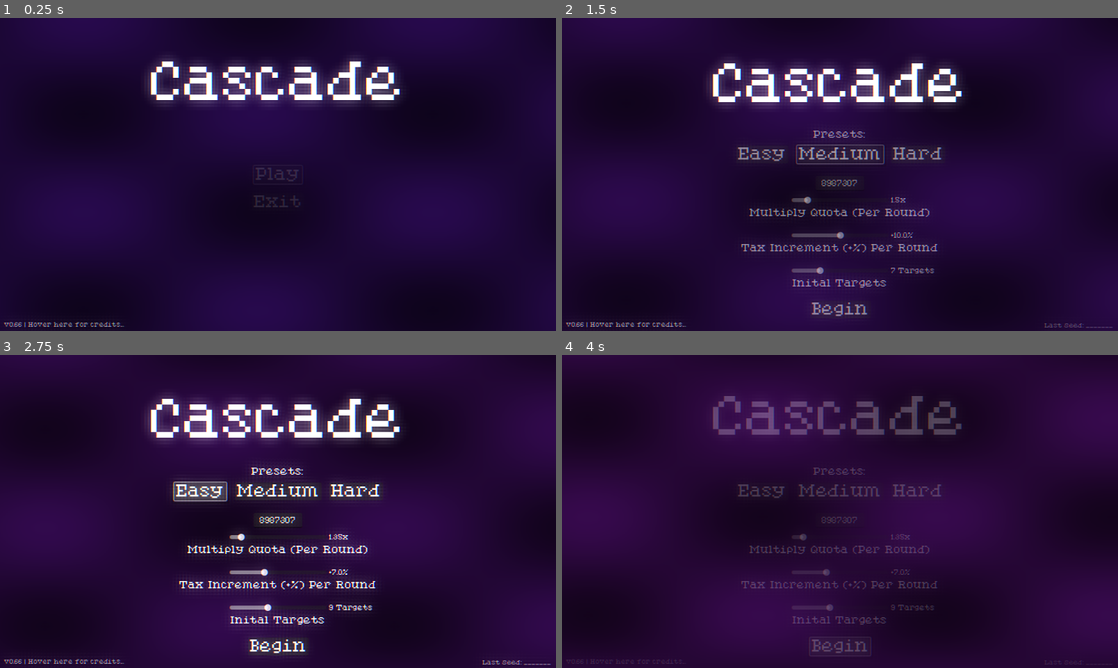
Above: before the commit, frames 1-4 (two rows, left to right).
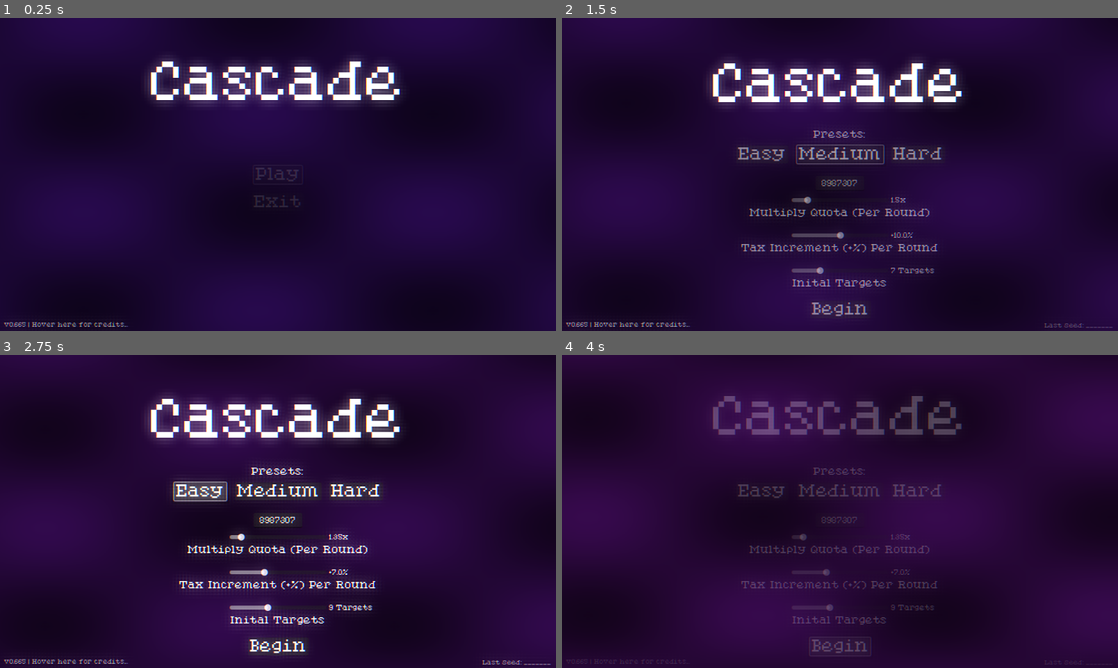
Above: after the commit, the same moments.

Repository: RLATIS/Cascade
Game: Godot game, scene res://scenes/menu.tscn
The game is run twice, just before and just after one commit, with the same random seed, the same clock (stepped at 60 frames per second) and the same inputs.
Inputs:
- Up to frame 1 (0.25 s): no input
- Up to frame 2 (1.5 s): click "Play" at 0.5 s; click "Play" at 1.25 s
- Up to frame 3 (2.75 s): click "Easy" at 2 s
- Up to frame 4 (4 s): click "Easy" at 2.75 s; click "Begin" at 3.5 s

The runs differ from the first frame. In frame 1, 0.2% of the frame differs, in the area x 3-24%, y 97-99%; in frame 2, 0.2%; in frame 3, 0.2%; in frame 4, less than 0.1%.

Commit message:
v0.665 : last commit for day just rebalancing rainbow ball occurance

Diff:
--- a/scripts/Globals.gd
+++ b/scripts/Globals.gd
@@ -2,7 +2,7 @@
 
 # CHANGEABLE VARIABLES
 
-var version := 0.66
+var version := 0.665
 var initclones := 7
 var initcooldownspeed = 0.7
 var initroundlength := 10.0
--- a/scripts/target.gd
+++ b/scripts/target.gd
@@ -52,7 +52,7 @@
 
 		Globals.score += Globals.scorePerTarget
 
-		if randf() <= 0.0066666666: # 1 in 150
+		if randf() <= 0.0075: # 1 in 133.333
 			isRainbow = true
 		else:
 			isRainbow = false
